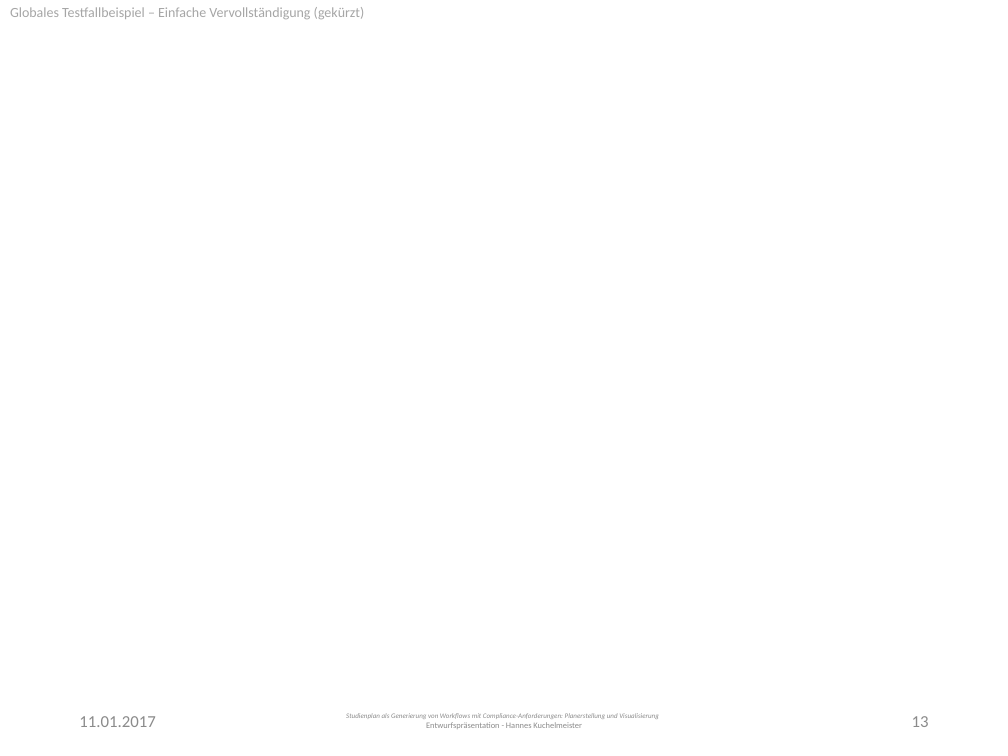
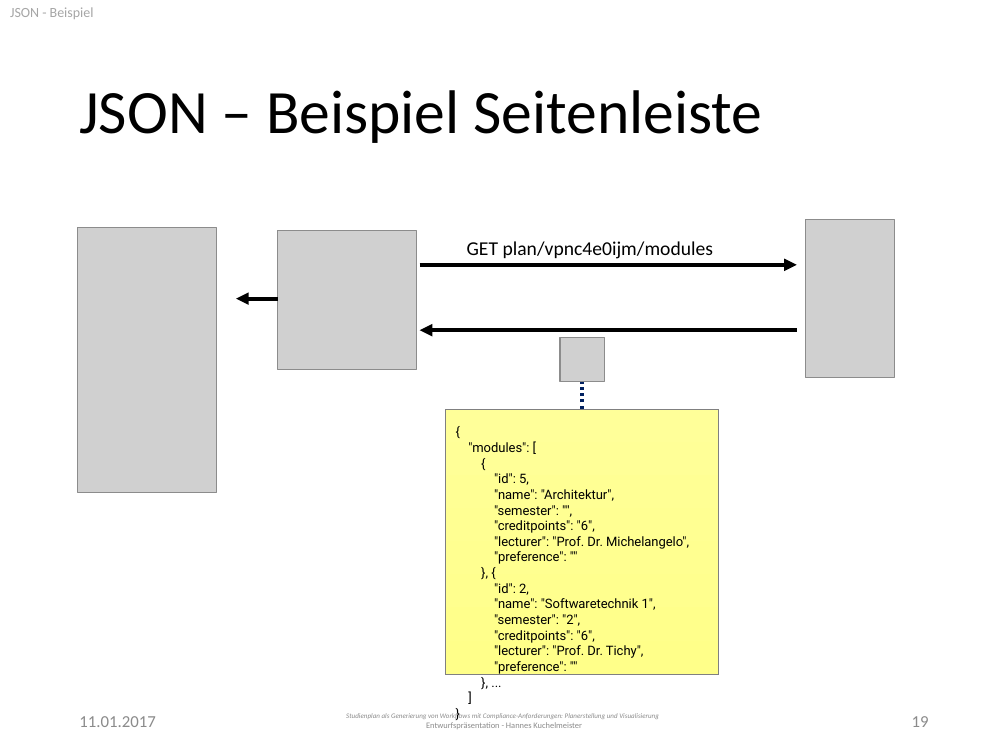
Before and after one commit to PSE-WS1617-IPD-Workflow/PSE_WS1617_IPD_Boehm_Studienplan, a slide deck: slide 19 of Entwurf/Presentation.pptx (slide 13 before the commit). Drawn at 1008x756 pixels with LibreOffice and Linux fonts; fonts in the diff are those of the drawing; grey boxes stand for pictures. Boxes give left, top, right and bottom in pixels: in the first picture for what was removed or moved away, otherwise in the second. Text is boxed around its words. In the diff, an @@ line names an element or a change of style, - is before the commit and + after.

```diff
--- a/Entwurf/Presentation.pptx
+++ b/Entwurf/Presentation.pptx
@@ text at <box>10,7,94,19</box>: text changed @@
-Globales Testfallbeispiel – Einfache Vervollständigung (gekürzt)
+JSON - Beispiel
@@ title added at <box>79,90,763,143</box>, 44 pt, text #000000 @@
+JSON – Beispiel Seitenleiste
@@ picture added at <box>78,227,216,492</box> @@
@@ picture added at <box>278,231,416,369</box> @@
@@ picture added at <box>805,220,894,378</box> @@
@@ arrow added from (419, 265) to (796, 265), #000000 3 pt @@
@@ text added at <box>467,241,713,259</box>, 14 pt, text #000000 @@
+GET plan/vpnc4e0ijm/modules
@@ arrow added from (278, 298) to (236, 298), #000000 3 pt @@
@@ arrow added from (796, 331) to (419, 331), #000000 3 pt @@
@@ picture added at <box>560,338,605,382</box> @@
@@ line added from (582, 409) to (582, 382), #002060 2.25 pt dashed @@
@@ rectangle added at <box>446,409,719,674</box>, fill gradient #FFFF99 to #FFFF89, outline #808080 0.25 pt, 9.3 pt, text #000000 @@
+{
+"modules": [
+{
+"id": 5,
+"name": "Architektur",
+"semester": "",
+"creditpoints": "6",
+"lecturer": "Prof. Dr. Michelangelo",
+"preference": ""
+}, {
+"id": 2,
+"name": "Softwaretechnik 1",
+"semester": "2",
+"creditpoints": "6",
+"lecturer": "Prof. Dr. Tichy",
+"preference": ""
+}, ...
+]
+}
@@ page number at <box>912,716,929,727</box>: text changed @@
-13
+19
```
Also in this commit, not shown: 10 other slides changed.
